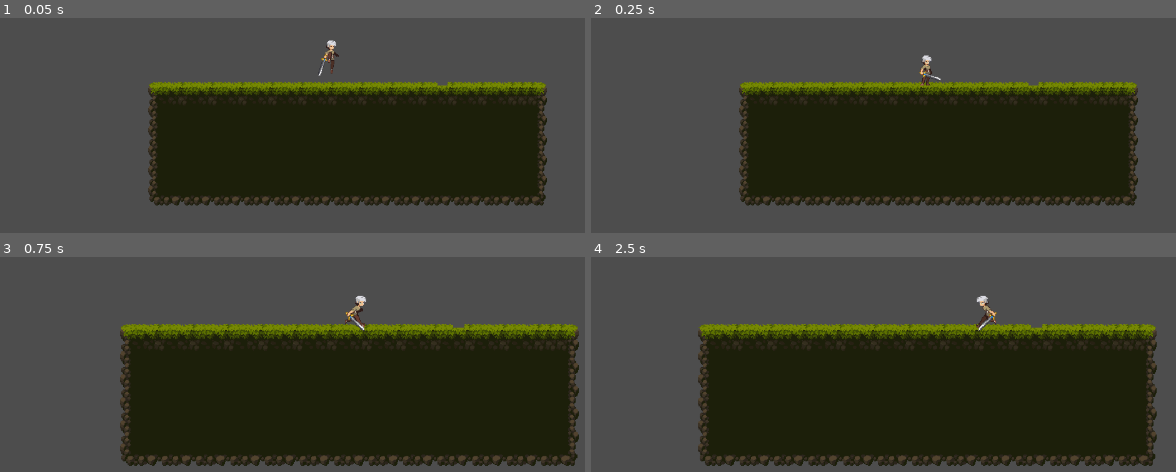
Above: before the commit, frames 1-4 (two rows, left to right).
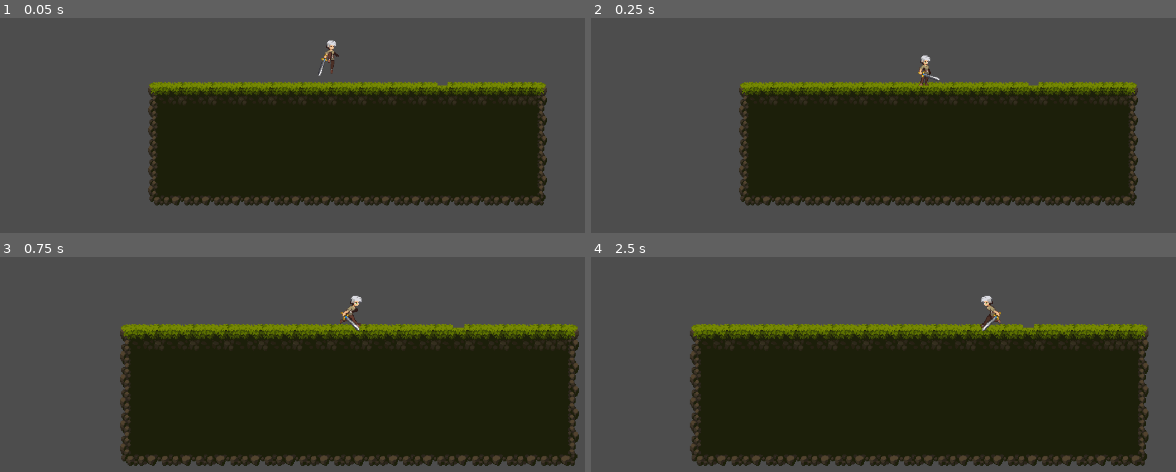
Above: after the commit, the same moments.

Repository: etscheelk/GameTests
Game: Godot game, scene res://Levels/test_level.tscn
The game is run twice, just before and just after one commit, with the same random seed, the same clock (stepped at 60 frames per second) and the same inputs.
Inputs (mouse positions are in pixels of both pictures, inside the frame that each line leads up to):
- Up to frame 1 (0.05 s): no input
- Up to frame 2 (0.25 s): no input
- Up to frame 3 (0.75 s): move the mouse to (508, 278) at 0.52 s; hold D (right) from 0.53 s (still down); tap Mouse wheel up (zoomin) at 0.6 s
- Up to frame 4 (2.5 s): tap Space (jump) at 0.77, 1.52 s; move the mouse to (766, 323) at 1.27 s; tap Mouse wheel down (zoomout) at 1.35 s; move the mouse to (outside the picture) at 2.02 s; release D (right) at 2.03 s; hold A (left) from 2.03 s (still down); tap Mouse wheel up (zoomin) at 2.1 s

Frame 1 is identical in both runs. In frame 2, 0.2% of the frame differs, in the area x 55-60%, y 17-32%; in frame 3, 0.4%; in frame 4, 6.4%, in the area x 16-97%, y 18-98%.

Commit message:
Movement works both directions but flawed around 0

Diff:
--- a/Characters/player.gd
+++ b/Characters/player.gd
@@ -71,25 +71,44 @@
 func move() -> void:
 	var max : float = 100
 	if (abs(velocity.x) > max && sign(velocity.x) == direction.x):
-		approachSpeed(velocity.x, max * direction.x, -400.0)
-	else:
-		approachSpeed(velocity.x, max * direction.x, 1000.0)
+		approachSpeed(max * direction.x, 400.0)
+		print("case 1")
+	else:
+		approachSpeed(max * direction.x, 800.0)
+		print("case 2")
+
 
 
 	print(velocity)
 
 
 
-func approachSpeed(currSpeed : float, targetSpeed : float, accel : float) -> float:
-
-
-	velocity.x += accel * deltaFrameTime
-
-	if (velocity.x > targetSpeed):
-		velocity.x = targetSpeed
-
-
-	return 0.0
+func approachSpeed(targetSpeed : float, accel : float) -> void:
+	var speed : float = velocity.x
+	var speedDelta : float
+
+
+	if (speed >= targetSpeed):
+		speedDelta = -accel * deltaFrameTime
+	else:
+		speedDelta =  accel * deltaFrameTime
+
+
+
+#	if (abs(speedDelta) < 0.05):
+#		speedDelta = 0
+
+	speed += speedDelta
+
+#	if (sign(speed) != sign(velocity.x)):
+#		speed = 0
+
+	velocity.x = speed
+#	if (abs(velocity.x) < 2):
+#		velocity.x = 0
+#		return
+
+
 
 func accel(wishdir : Vector2, wishSpeed : float, accel : float):
 	var addspeed : float
